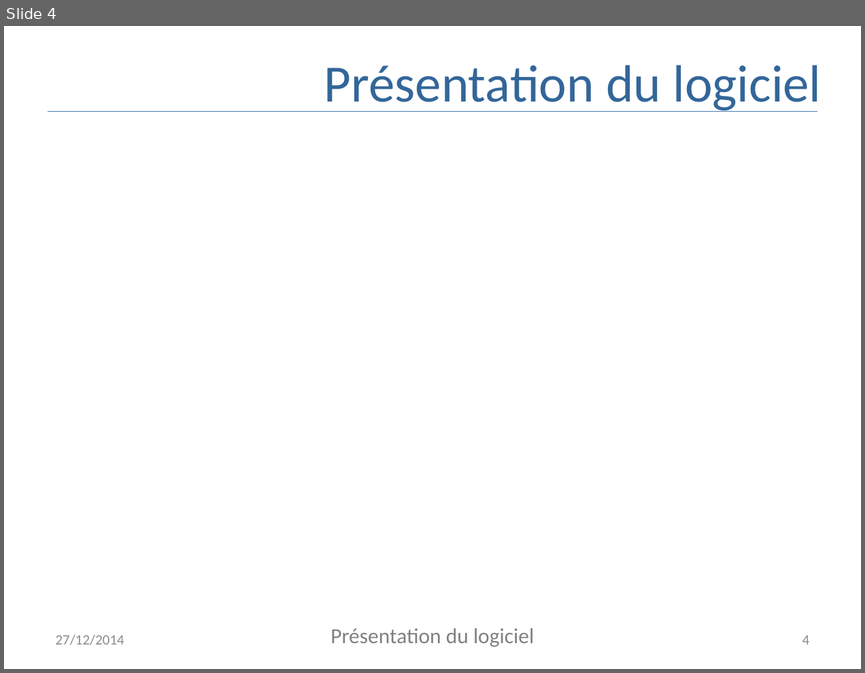
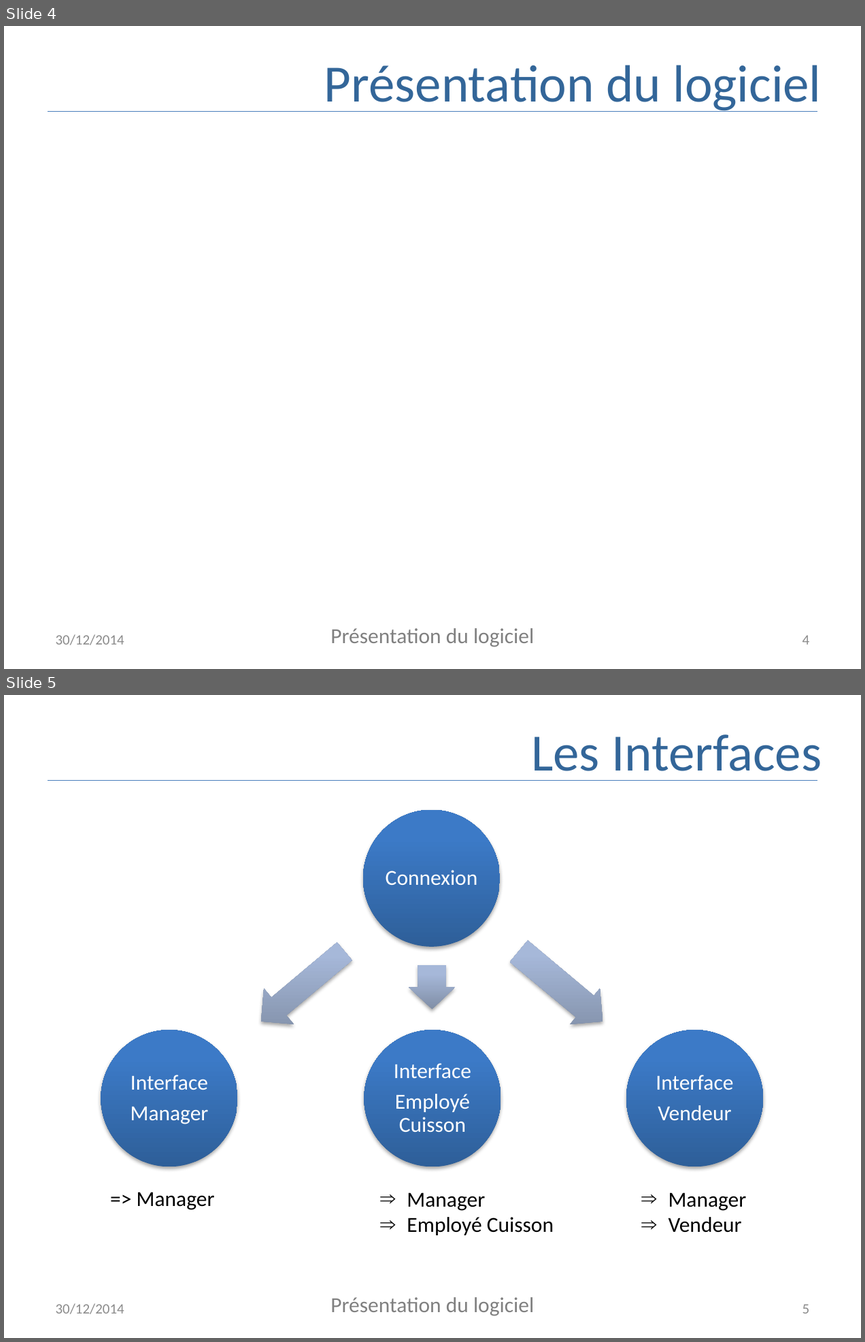
Before and after one commit to AppInfoCPE/genielog, a slide deck: Documentation/presentation.pptx. Shown one above the other, each under a label of ours: slide 4 before the commit, slides 4 and 5 after it. The pictures are 865x673 and 865x1342 pixels, drawn with LibreOffice and Linux fonts; fonts in the diff are those of the drawing. Boxes give left, top, right and bottom in pixels: in the first picture for what was removed or moved away, otherwise in the second. Text is boxed around its words. In the diff, an @@ line names an element or a change of style, - is before the commit and + after.

```diff
--- a/Documentation/presentation.pptx
+++ b/Documentation/presentation.pptx
@@ slide 5 added at (x1=4, y1=695, x2=861, y2=1338), background #FFFFFF @@
@@ title added at (x1=531, y1=734, x2=821, y2=781), 44 pt, text #336699 @@
+Les Interfaces
@@ line added from (48, 780) to (817, 780), #4B7EBC 0.75 pt @@
@@ group added at (x1=101, y1=810, x2=763, y2=1167): 4 ellipses, 4 texts, 3 right arrows @@
+Connexion
+Interface
+Employé Cuisson
+Interface
+Vendeur
+Interface
+Manager
@@ text added at (x1=137, y1=1191, x2=215, y2=1210), 18 pt, text #000000 @@
+=> Manager
@@ text added at (x1=407, y1=1192, x2=553, y2=1235), 18 pt, text #000000 @@
+⇒ Manager
+⇒ Employé Cuisson
@@ text added at (x1=668, y1=1192, x2=747, y2=1232), 18 pt, text #000000 @@
+⇒ Manager
+⇒ Vendeur
@@ text added at (x1=56, y1=1303, x2=124, y2=1314), 12 pt, text #8C8C8C @@
+30/12/2014
@@ text added at (x1=330, y1=1297, x2=534, y2=1316), 18 pt, text #808080 @@
+Présentation du logiciel
@@ page number added at (x1=802, y1=1304, x2=810, y2=1313), 12 pt, text #8C8C8C @@
+5
@@ slide 4 changed as well @@
@@ text at (x1=56, y1=634, x2=124, y2=645): text changed @@
-27/12/2014
+30/12/2014
```
Also in this commit, not shown: 10 other slides changed, 4 other slides added, 2 other files.
